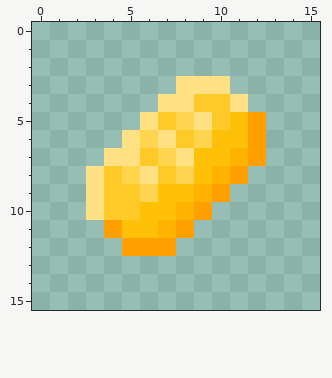
File history of a pixel-art sprite, project/icon/resource/food.png. Above, as it was before the edit.
The file is 16x16 pixels.
The same view after the edit:
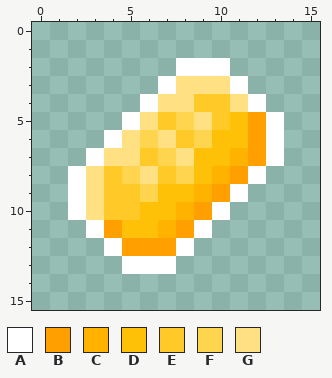
Palette (. is transparent): A #ffffff  B #ffa000  C #ffb300  D #ffc107  E #ffca28  F #ffd54f  G #ffe082
What changed:
The author put colour A in row 2 at x 8 to 10; in row 3 at x 7 and 11; in row 4 at x 6 and 12; in row 5 at x 5 and 13; in row 6 at x 4 and 13; in row 7 at x 3 and 13.
The author put colour A in row 8 at x 2 and 12; in row 9 at x 2 and 11; in row 10 at x 2 and 10; in row 11 at x 3 and 9; in row 12 at x 4 and 8; in row 13 at x 5 to 7.
